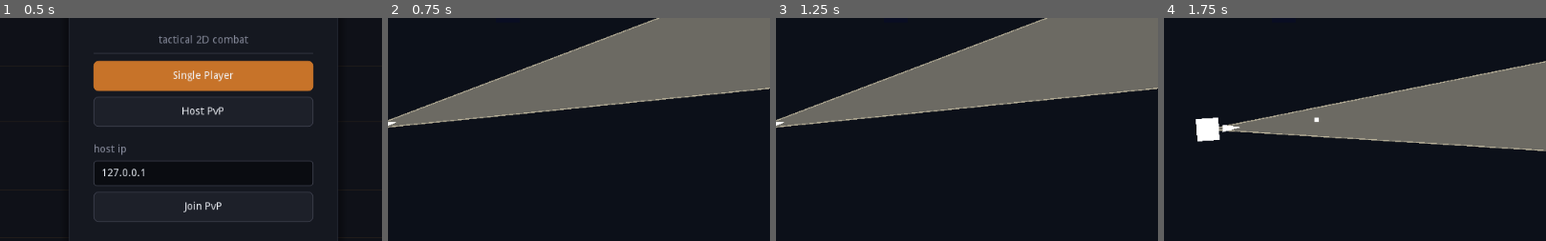
Above: before the commit, frames 1-4 (left to right).
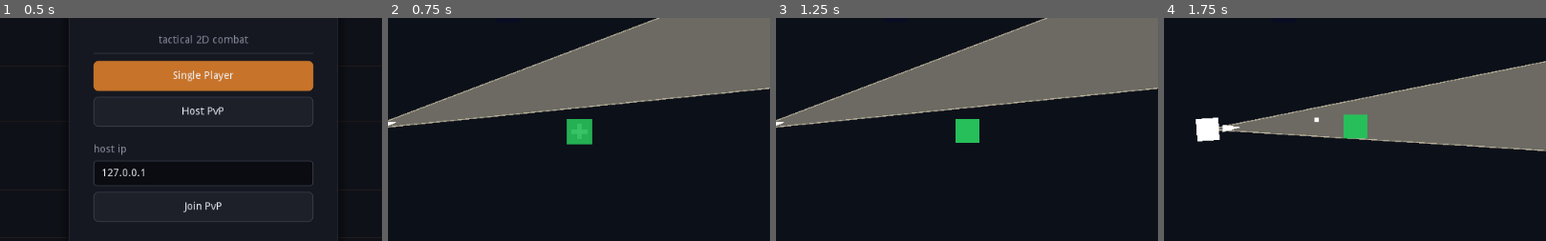
Above: after the commit, the same moments.

Repository: tvorj/topdownshooter
Game: Godot game, scene res://ui/MainMenu.tscn
The game is run twice, just before and just after one commit, with the same random seed, the same clock (stepped at 60 frames per second) and the same inputs.
Inputs (mouse positions are % of the whole screen's width and height, from its top left):
- Up to frame 1 (0.5 s): no input
- Up to frame 2 (0.75 s): click "Single Player" at 0.5 s
- Up to frame 3 (1.25 s): no input
- Up to frame 4 (1.75 s): tap Enter at 1.25 s; move the mouse to (72, 45) at 1.27 s; hold D (move_right) from 1.28 s (still down); click (72, 45) at 1.35 s
The pictures show only the part of the screen within x 23-73%, y 25-75%; the shares and areas given below are measured in that part.

Frame 1 is identical in both runs. In frame 2, 0.8% of the frame differs, in the area x 46-54%, y 45-57%; in frame 3, 0.7%; in frame 4, 0.7%.

Commit message:
fixed some errors

Diff:
--- a/entities/player/Player.gd
+++ b/entities/player/Player.gd
@@ -642,14 +642,18 @@
 	for i in range(1, n - 2):
 		var a1 = -half_a + (half_a * 2.0 / steps) * (i - 1)
 		var a2 = -half_a + (half_a * 2.0 / steps) * i
-		draw_colored_polygon(PoolVector2Array([
-			_fov_points[i], _fov_points[i + 1],
-			Vector2.RIGHT.rotated(a2) * R,
-			Vector2.RIGHT.rotated(a1) * R
-		]), dark)
+		var p1 = _fov_points[i]
+		var p2 = _fov_points[i + 1]
+		var p3 = Vector2.RIGHT.rotated(a2) * R
+		var p4 = Vector2.RIGHT.rotated(a1) * R
+		var cross = (p2 - p1).cross(p4 - p1)
+		if abs(cross) < 1.0:
+			continue
+		draw_colored_polygon(PoolVector2Array([p1, p2, p3, p4]), dark)
 
 	# Warm overlay
-	draw_colored_polygon(_fov_points, Color(1.0, 0.95, 0.8, 0.18))
+	if _fov_points.size() >= 4:
+		draw_colored_polygon(_fov_points, Color(1.0, 0.95, 0.8, 0.18))
 	if not ability_active:
 		draw_line(Vector2.ZERO, _fov_points[1], Color(1.0, 0.95, 0.8, 0.55), 1.5)
 		draw_line(Vector2.ZERO, _fov_points[n - 2], Color(1.0, 0.95, 0.8, 0.55), 1.5)
--- a/pickups/ammo/AmmoSpawner.gd
+++ b/pickups/ammo/AmmoSpawner.gd
@@ -14,8 +14,7 @@
 func _ready():
 	randomize()
 	if spawn_on_start:
-		for _i in range(max_pickups):
-			try_spawn_pickup()
+		call_deferred("_initial_spawn")
 	spawn_timer = spawn_interval
 
 
@@ -26,6 +25,11 @@
 	spawn_timer -= delta
 	if spawn_timer <= 0:
 		spawn_timer = spawn_interval
+		try_spawn_pickup()
+
+
+func _initial_spawn():
+	for _i in range(max_pickups):
 		try_spawn_pickup()
 
 
--- a/pickups/armor/ArmorSpawner.gd
+++ b/pickups/armor/ArmorSpawner.gd
@@ -14,8 +14,7 @@
 func _ready():
 	randomize()
 	if spawn_on_start:
-		for _i in range(max_pickups):
-			try_spawn_pickup()
+		call_deferred("_initial_spawn")
 	spawn_timer = spawn_interval
 
 
@@ -26,6 +25,11 @@
 	spawn_timer -= delta
 	if spawn_timer <= 0:
 		spawn_timer = spawn_interval
+		try_spawn_pickup()
+
+
+func _initial_spawn():
+	for _i in range(max_pickups):
 		try_spawn_pickup()
 
 
--- a/pickups/health/HealthSpawner.gd
+++ b/pickups/health/HealthSpawner.gd
@@ -14,8 +14,7 @@
 func _ready():
 	randomize()
 	if spawn_on_start:
-		for _i in range(max_pickups):
-			try_spawn_pickup()
+		call_deferred("_initial_spawn")
 	spawn_timer = spawn_interval
 
 
@@ -26,6 +25,11 @@
 	spawn_timer -= delta
 	if spawn_timer <= 0:
 		spawn_timer = spawn_interval
+		try_spawn_pickup()
+
+
+func _initial_spawn():
+	for _i in range(max_pickups):
 		try_spawn_pickup()
 
 
